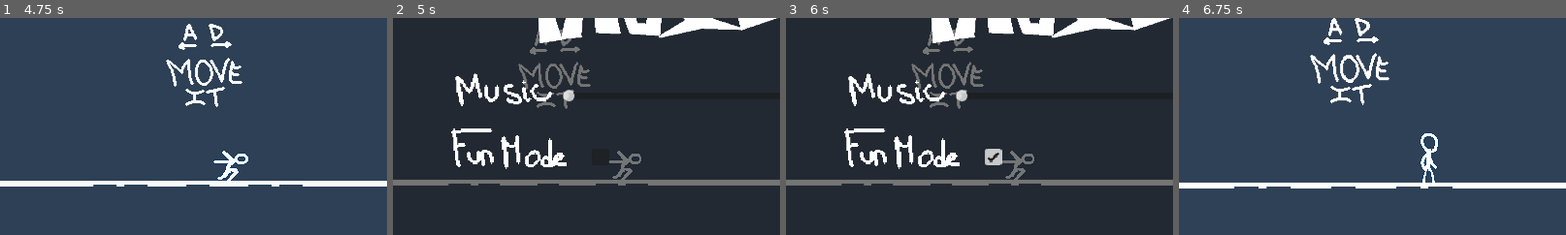
Above: before the commit, frames 1-4 (left to right).
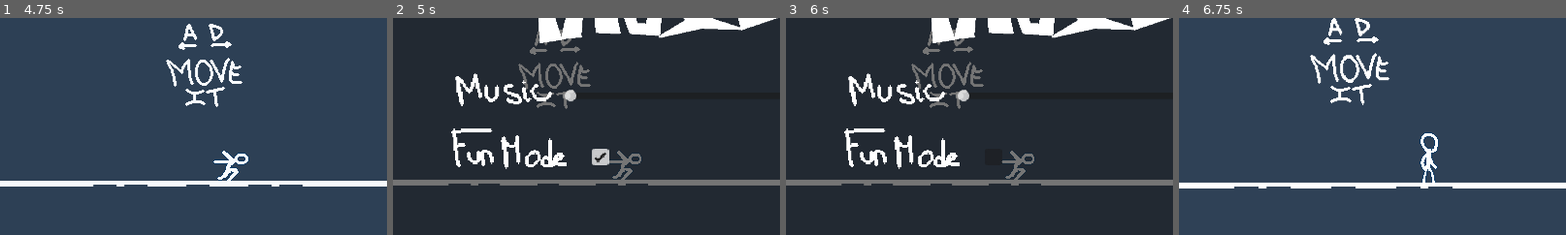
Above: after the commit, the same moments.

Repository: OliverMiguez/Speed-It-Up
Game: Godot game, scene res://Escenas/Menu/Menu_inicio.tscn
Same seed, same stepped clock (60 frames per second), same inputs: the game is played once before the commit and once after it. Sound files missing from this copy of the repository are replaced by a short silence.
Inputs (mouse positions are % of the whole screen's width and height, from its top left):
- Up to frame 1 (4.75 s): click (52, 86) at 0.5 s; move the mouse to (72, 45) at 1.27 s; hold Shift (Shift) 1.28-2.03 s; hold D (Derecha) 1.28-2.78 s; tap Space (Saltar) at 1.52, 2.27, 3.77, 4.52 s; move the mouse to (30, 55) at 2.02 s; tap Shift (Shift) at 2.1, 3.6 s; move the mouse to (60, 28) at 2.77 s; hold A (Izquierda) 2.78-3.53 s; hold Shift (Shift) 2.78-3.53 s; move the mouse to (45, 70) at 3.52 s; hold D (Derecha) from 3.53 s (still down); move the mouse to (80, 65) at 4.27 s; hold Shift (Shift) from 4.28 s (still down)
- Up to frame 2 (5 s): keep holding D (Derecha); keep holding Shift (Shift); tap Escape (ui_cancel) at 4.9 s
- Up to frame 3 (6 s): move the mouse to (20, 35) at 5.02 s; release D (Derecha) at 5.03 s; release Shift (Shift) at 5.03 s; hold A (Izquierda) 5.03-5.75 s; tap Shift (Shift) at 5.1 s; tap Space (Saltar) at 5.27 s; click (43, 52) at 5.75 s
- Up to frame 4 (6.75 s): click (51, 90) at 6.5 s
The pictures show only the part of the screen within x 16-66%, y 20-69%; the shares and areas given below are measured in that part.

Frame 1 is identical in both runs. In frame 2, 0.4% of the frame differs, in the area x 44-56%, y 33-68%; in frame 3, 0.4%; in frame 4, nothing differs.

Commit message:
El menu de pausa muestra el valor actual y lo puede modificar

Diff:
--- a/Escenas/Menu/Pausa.tscn
+++ b/Escenas/Menu/Pausa.tscn
@@ -95,7 +95,6 @@
 stream = ExtResource("9_f5ec0")
 volume_db = -7.596
 
-[connection signal="changed" from="Panel/HSlider" to="." method="_on_h_slider_changed"]
 [connection signal="toggled" from="Panel/FunMode" to="." method="_on_fun_mode_toggled"]
 [connection signal="pressed" from="Panel/BackGame" to="." method="_on_back_game_pressed"]
 [connection signal="pressed" from="Panel/Menu" to="." method="_on_menu_pressed"]
--- a/Scripts/Niveles/pausa.gd
+++ b/Scripts/Niveles/pausa.gd
@@ -3,11 +3,17 @@
 
 @onready var musica_pausa: AudioStreamPlayer = $MusicaPausa
 @onready var pausa_efecto: AudioStreamPlayer = $PausaEfecto
+@onready var h_slider: HSlider = $Panel/HSlider
+@onready var fun_mode: CheckBox = $Panel/FunMode
 
 func _ready() -> void:
 	# El menú empieza oculto
 	visible = false
 	process_mode = Node.PROCESS_MODE_ALWAYS
+
+	# Asigna los valores actuales del volumen y del fun mode
+	h_slider.value = Configuracion.volumen_general
+	fun_mode.button_pressed = Configuracion.fun_mode_activo
 
 	# Bucle de seguridad: Fuerza a TODOS los elementos hijos (sliders, botones, paneles)
 	# a estar activos incluso cuando el juego está pausado.
